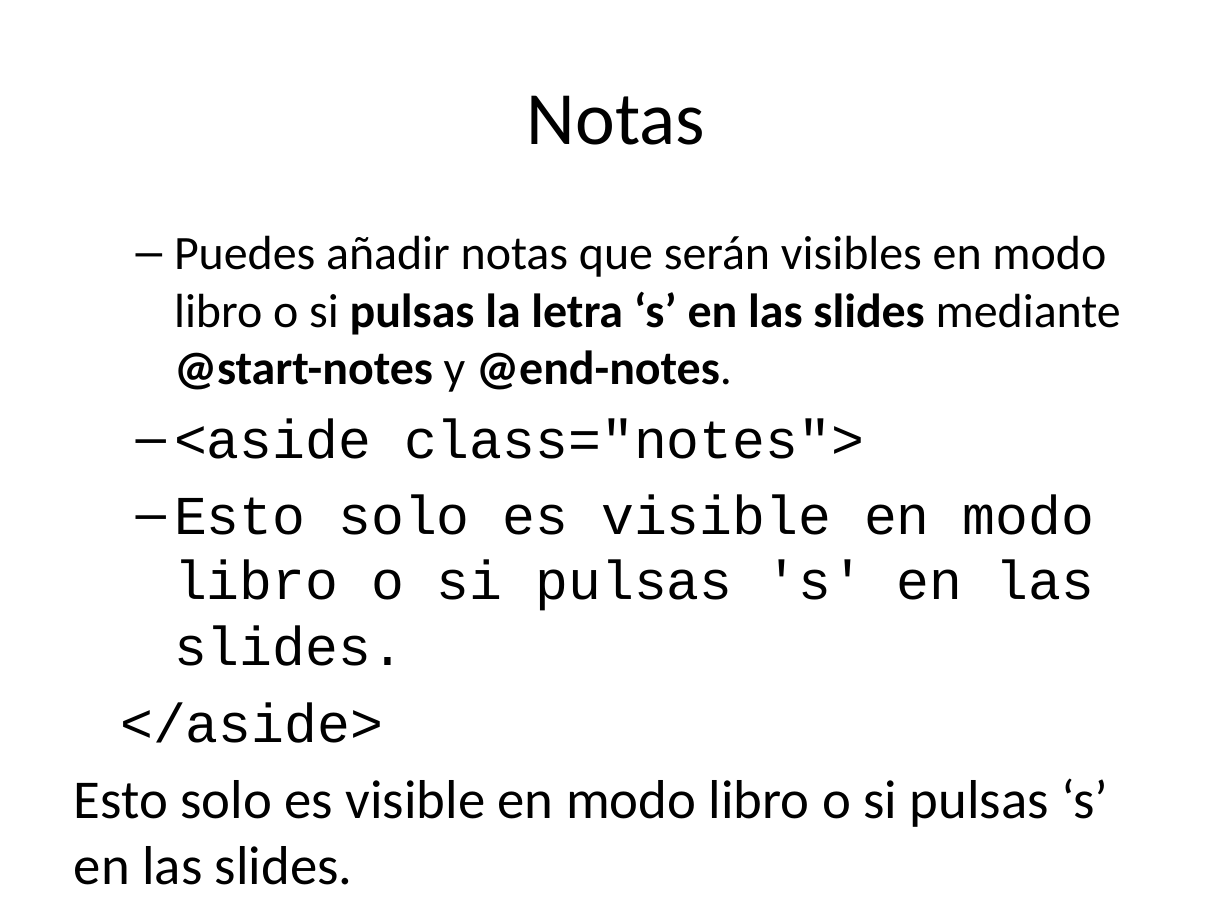
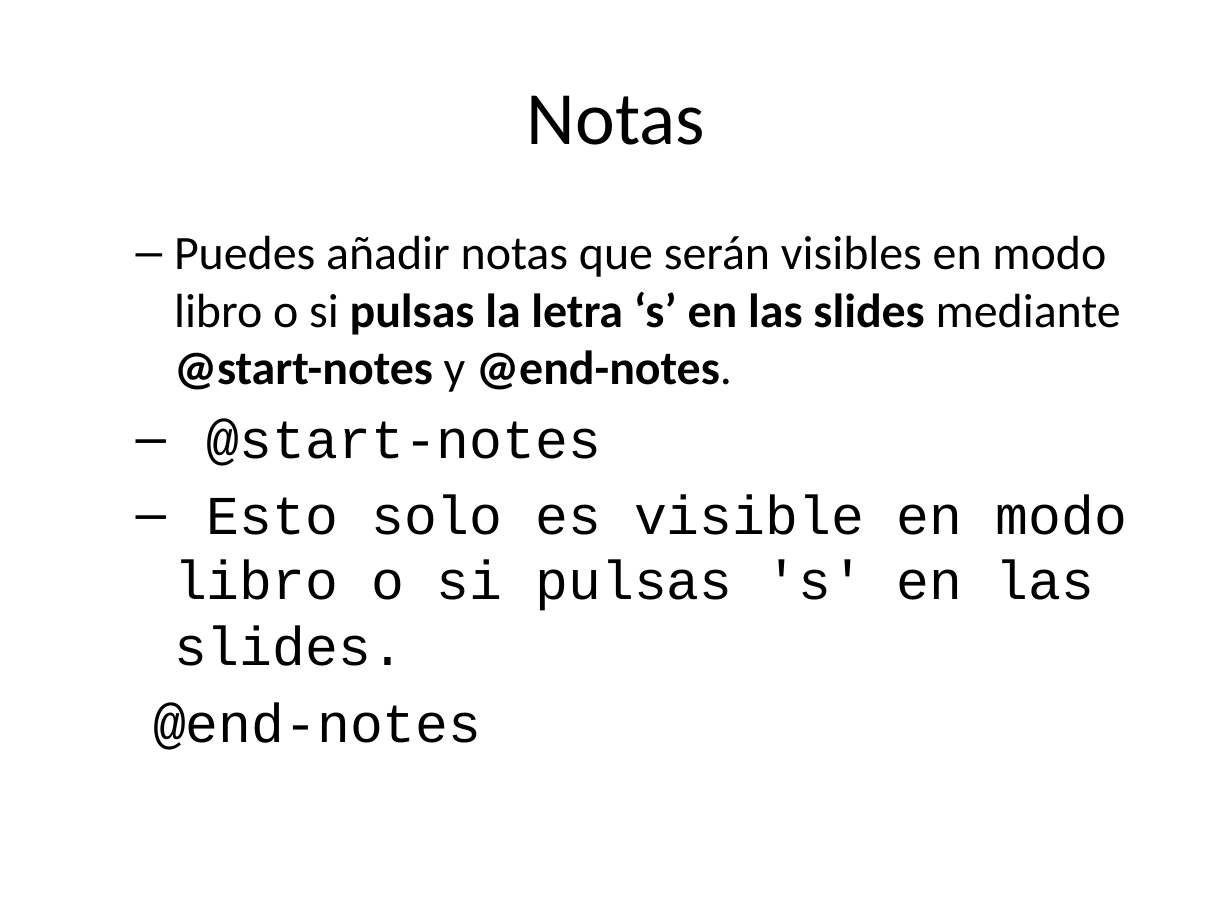
Before and after one commit to asanzdiego/markdownslides, a slide deck: slide 22 of doc/export/leeme-slides-plus.pptx. Drawn at 1232x924 pixels with LibreOffice and Linux fonts; fonts in the diff are those of the drawing. Boxes give left, top, right and bottom in pixels: in the first picture for what was removed or moved away, otherwise in the second. Text is boxed around its words. In the diff, an @@ line names an element or a change of style, - is before the commit and + after.

```diff
--- a/doc/export/leeme-slides-plus.pptx
+++ b/doc/export/leeme-slides-plus.pptx
@@ text at [153,419,1126,750]: text changed @@
-<aside class="notes">
-Esto solo es visible en modo libro o si pulsas 's' en las slides.
-</aside>
-Esto solo es visible en modo libro o si pulsas ‘s’ en las slides.
+@start-notes
+Esto solo es visible en modo libro o si pulsas 's' en las slides.
+@end-notes
```
Also in this commit, not shown: 2 other slides changed, 1 slide added, 51 other files.
